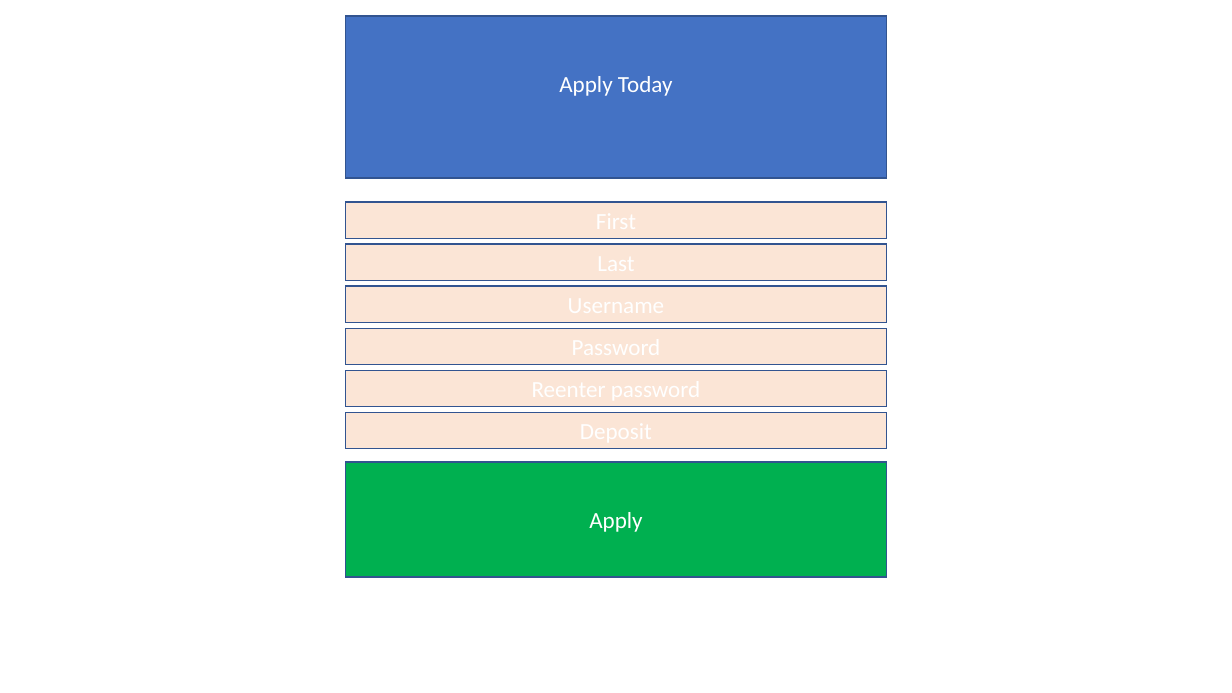
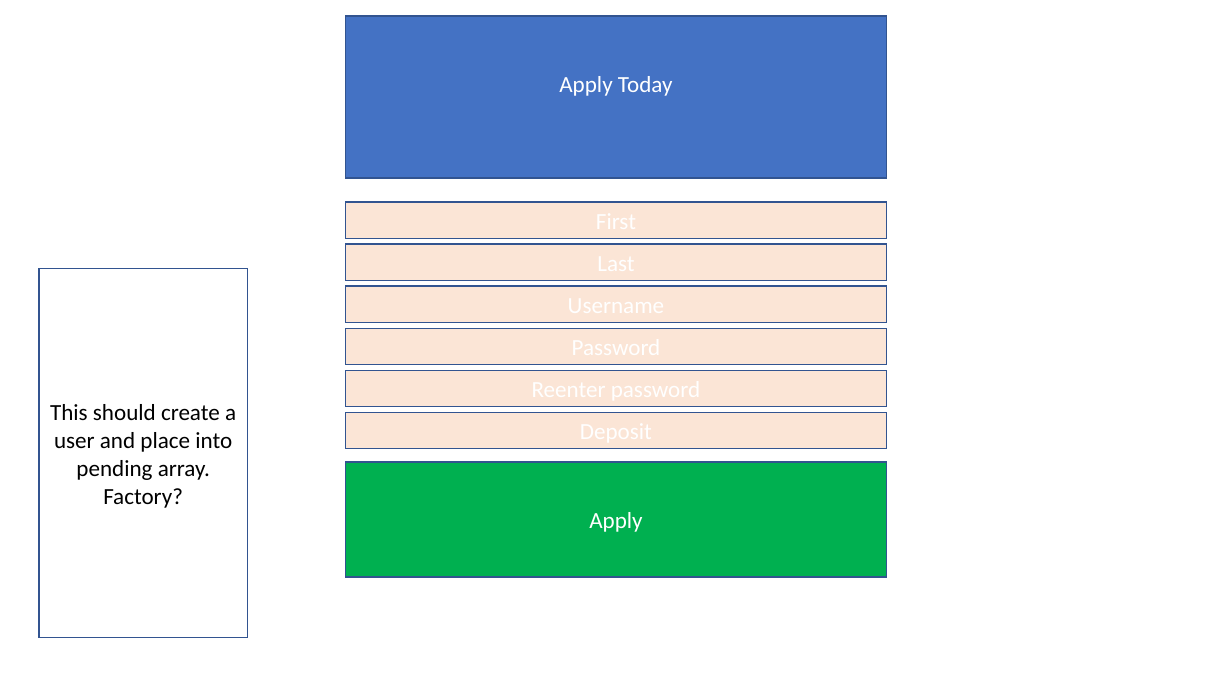
Before and after one commit to klin2391/611FinalProject, a slide deck: slide 2 of ProposedFlow.pptx. Drawn at 1232x693 pixels with LibreOffice and Linux fonts; fonts in the diff are those of the drawing. Boxes give left, top, right and bottom in pixels: in the first picture for what was removed or moved away, otherwise in the second. Text is boxed around its words. In the diff, an @@ line names an element or a change of style, - is before the commit and + after.

```diff
--- a/ProposedFlow.pptx
+++ b/ProposedFlow.pptx
@@ rectangle added at bbox=[39, 269, 247, 638], outline #325491 1 pt, 18 pt, text #000000 @@
+This should create a user and place into pending array. Factory?
```
Also in this commit, not shown: 8 other slides changed, 39 other files.
